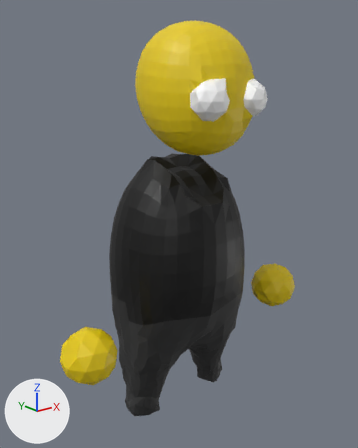
One commit to the Blender file src_assets/musician/garage musician model.blend: the scene before it, then after it.
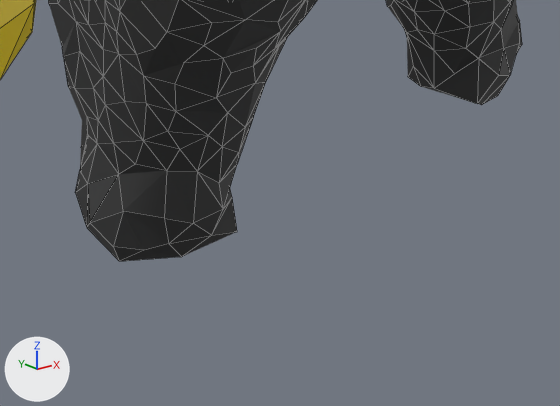
There are two pictures of each version: one whole from a 50 mm camera at (-3.9, -4.91, 2.26) aimed at (-0.02, -0.06, 0.32), one close up on the part from 30% to 64% of the width and 80% to 100% of the height. The axes (+X, +Y, +Z) are drawn at lower left. The lights are the same throughout. The close-ups show mesh edges as thin lines.

In view in the first close-up: 'Player.001'.
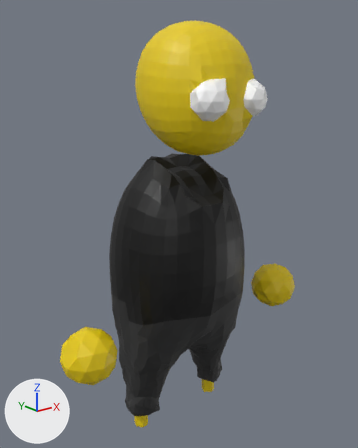
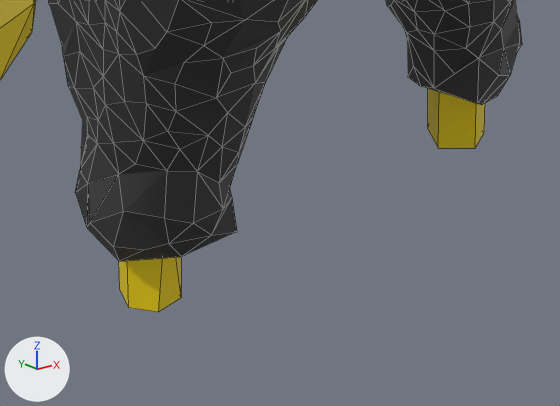
The change in detail:
me_icosphere_001 is used by ob_player_001; location (0.001, -0.042, -0.763); scale (0.332, 0.332, 0.332).
me_icosphere_001 had 1337 vertices, 1752 faces and spanned x -5.7..5.7, y -3.3..2.6, z -4.7..10.6.
me_icosphere_001 now has 1358 vertices, 1767 faces and spans x -5.7..5.7, y -3.3..2.6, z -5.4..10.6.
Part 1, on me_icosphere_001:
15 vertices are added at x -2.2..2.1, y -0.1..0.5, z -5.4..-4.1.
6 new vertices lie (0.0, 0.0, 1.3) away from vertices in x -2.2..2.1, y -0.1..0.4, z -5.4.
18 new faces join them, mat_skin_001.

What differs and where, as boxes [x1, y1, x2, y2] in the close-ups (560 x 406 px):
'Player.001', reshaped: before [0, 0, 522, 261]; after [0, 0, 522, 312]
part 1 of me_icosphere_001, added (yellow): after [119, 89, 485, 312]
